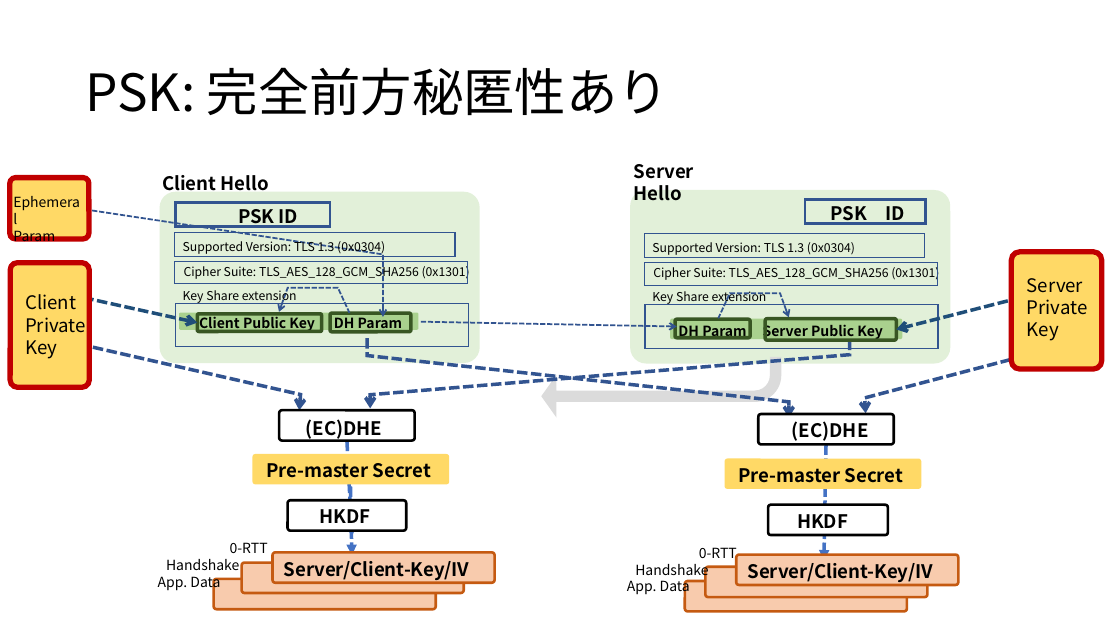
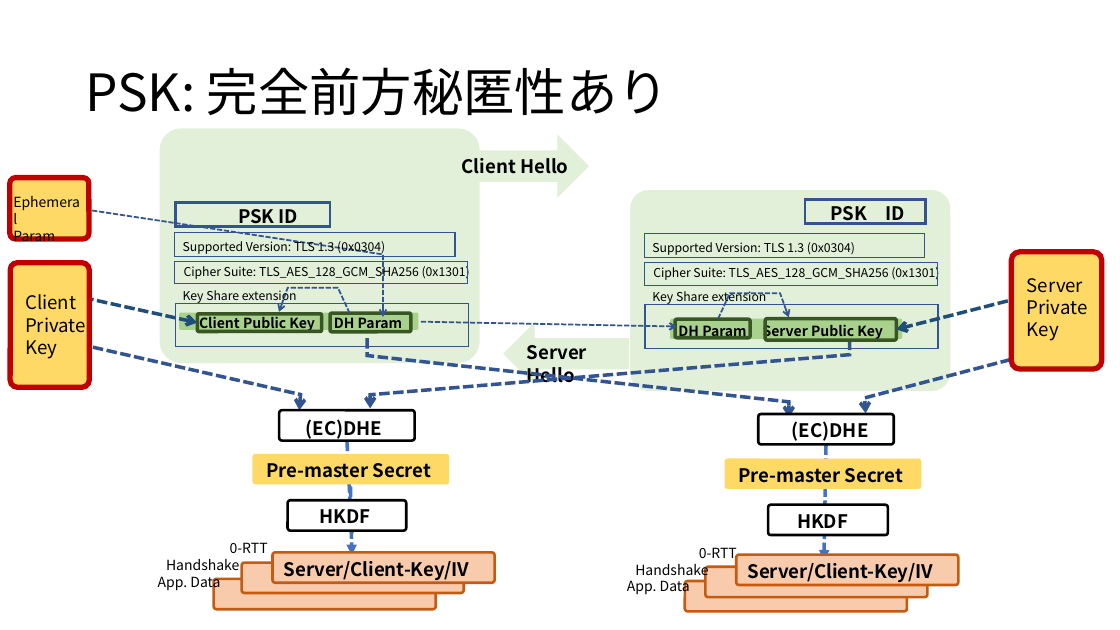
Before and after one commit to kojo1/TLSbook-en, a slide deck: slide 19 of Resource/Part1.Technology/Chapter2.Protocol/1.2.2-keyAgree.pptx. Drawn at 1120x630 pixels with LibreOffice and Linux fonts; fonts in the diff are those of the drawing. Boxes give left, top, right and bottom in pixels: in the first picture for what was removed or moved away, otherwise in the second. Text is boxed around its words. In the diff, an @@ line names an element or a change of style, - is before the commit and + after.

```diff
--- a/Resource/Part1.Technology/Chapter2.Protocol/1.2.2-keyAgree.pptx
+++ b/Resource/Part1.Technology/Chapter2.Protocol/1.2.2-keyAgree.pptx
@@ rounded rectangle: place and size @@
-rounded rectangle at [160, 192, 480, 363]
+rounded rectangle at [160, 129, 480, 363]
@@ right arrow added at [464, 136, 588, 197], fill #E2F0D9, outline #E2F0D9 1 pt @@
@@ text "Client Hello": place and size @@
-text "Client Hello" at [162, 175, 269, 191]
+text "Client Hello" at [462, 158, 568, 174]
@@ rounded rectangle: place and size @@
-rounded rectangle at [630, 190, 950, 364]
+rounded rectangle at [630, 190, 950, 391]
@@ right arrow added at [504, 323, 628, 384], fill #E2F0D9, outline #E2F0D9 1 pt @@
@@ text "Server Hello": place and size @@
-text "Server Hello" at [634, 164, 694, 201]
+text "Server Hello" at [527, 345, 587, 384]
@@ bent arrow removed at [541, 357, 781, 418] @@
```
Also in this commit, not shown: 2 other slides changed, 1 other file.
